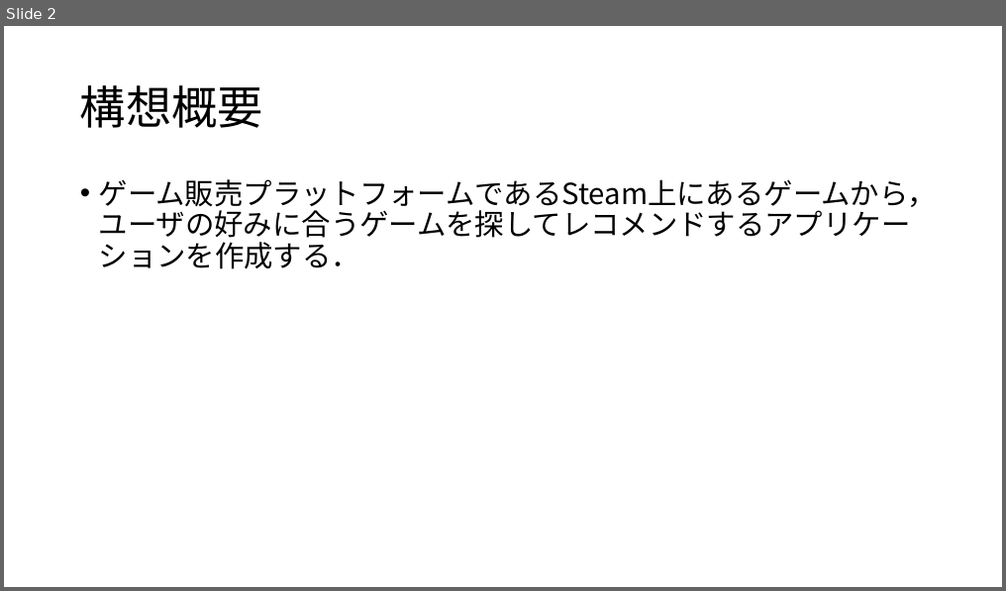
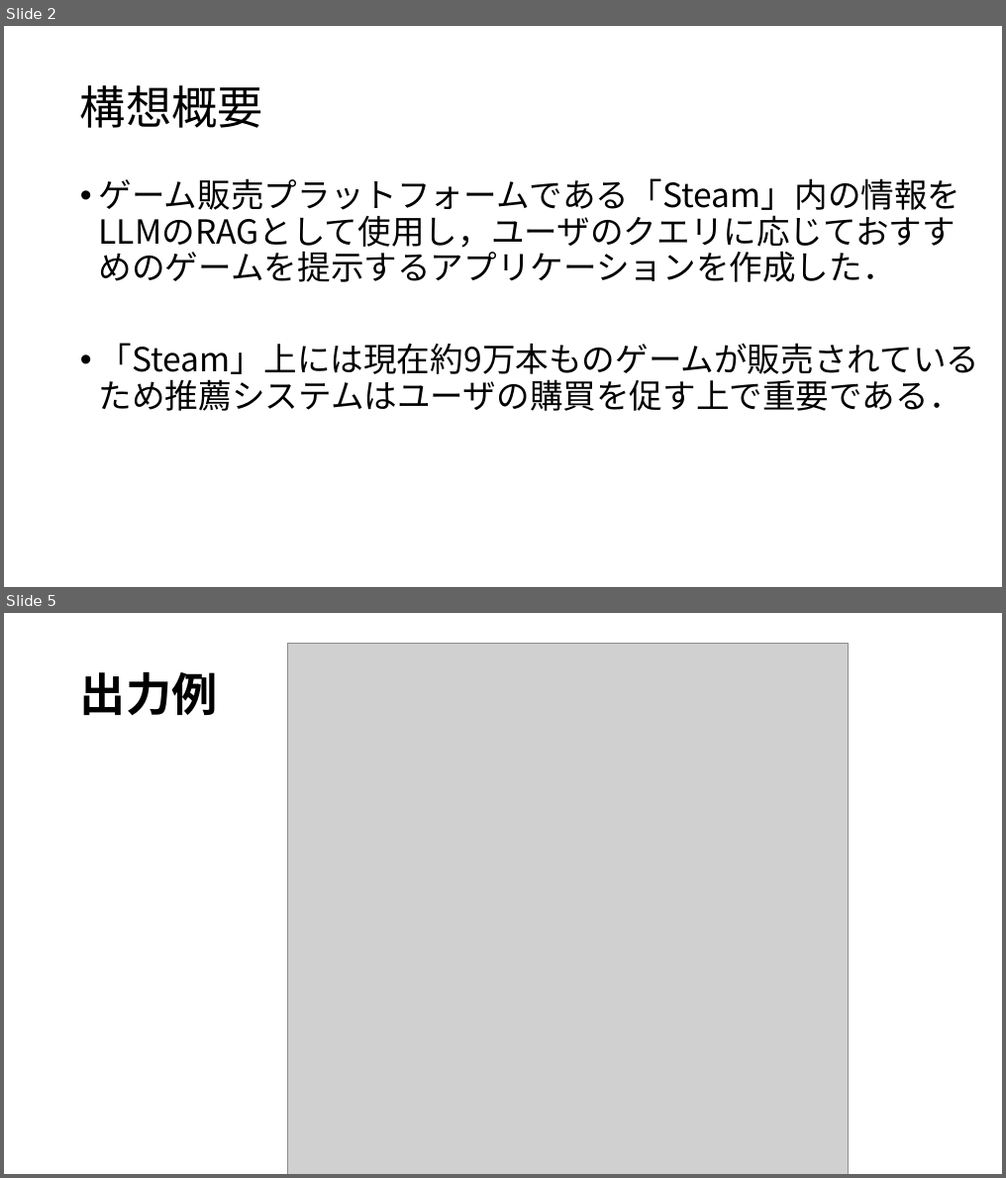
Before and after one commit to tosiki1202/GenAI-app, a slide deck: finalTask.pptx. Shown one above the other, each under a label of ours: slide 2 before the commit, slides 2 and 5 after it; the slides between them are not shown. The pictures are 1006x591 and 1006x1178 pixels, drawn with LibreOffice and Linux fonts; fonts in the diff are those of the drawing; grey boxes stand for pictures. Boxes give left, top, right and bottom in pixels: in the first picture for what was removed or moved away, otherwise in the second. Text is boxed around its words. In the diff, an @@ line names an element or a change of style, - is before the commit and + after.

```diff
--- a/finalTask.pptx
+++ b/finalTask.pptx
@@ slide 5 added at [4,613,1002,1174], background #FFFFFF @@
@@ title added at [80,671,218,716], 44 pt, text #000000, bold @@
+出力例
@@ picture added at [288,643,848,1174] @@
@@ slide 2 changed as well @@
@@ text at [99,178,980,381]: text changed; size 28 to 32 pt @@
-• ゲーム販売プラットフォームであるSteam上にあるゲームから，ユーザの好みに合うゲームを探してレコメンドするアプリケーションを作成する．
+• ゲーム販売プラットフォームである「Steam」内の情報をLLMのRAGとして使用し，ユーザのクエリに応じておすすめのゲームを提示するアプリケーションを作成した．
+• 「Steam」上には現在約9万本ものゲームが販売されているため推薦システムはユーザの購買を促す上で重要である．
```
Also in this commit, not shown: 2 other slides changed, 2 other slides added, 1 slide removed.
